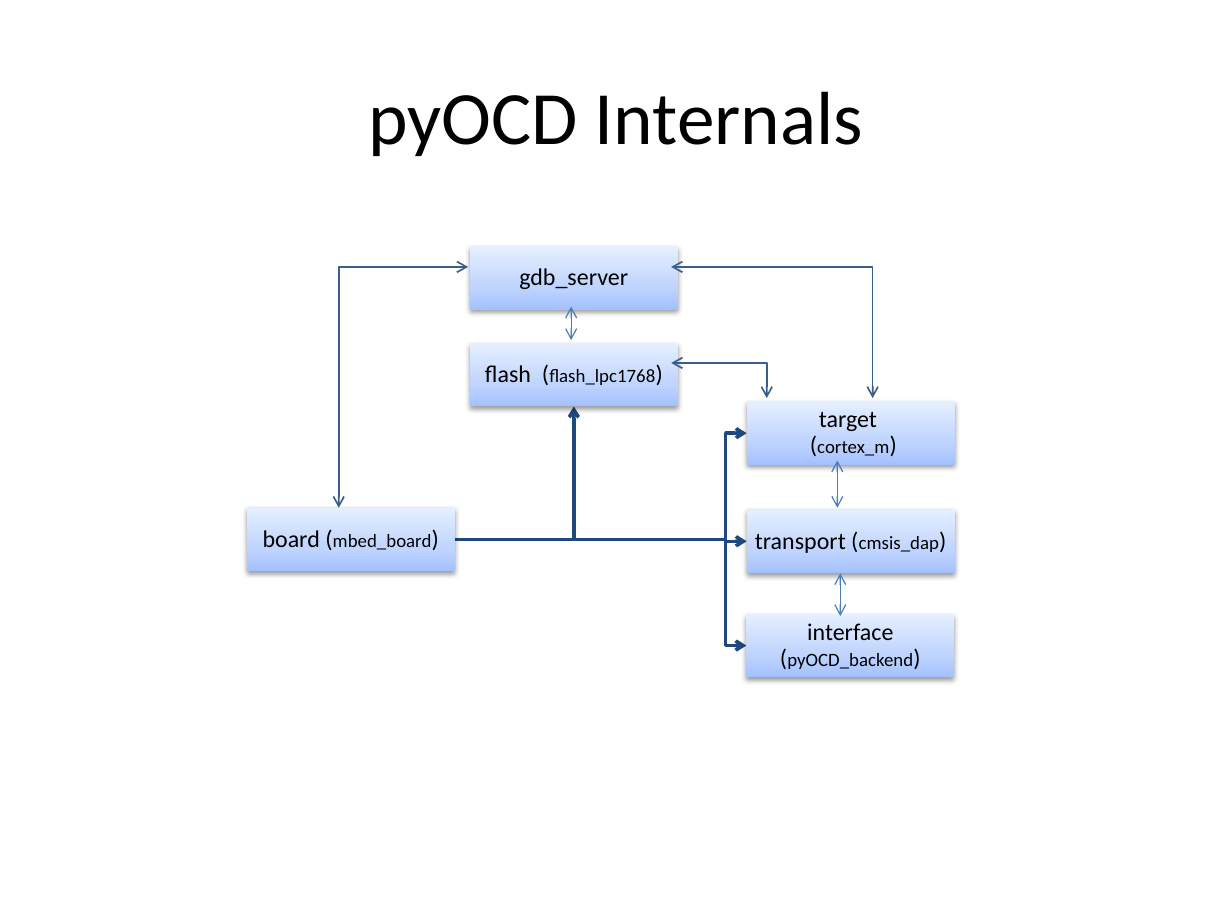
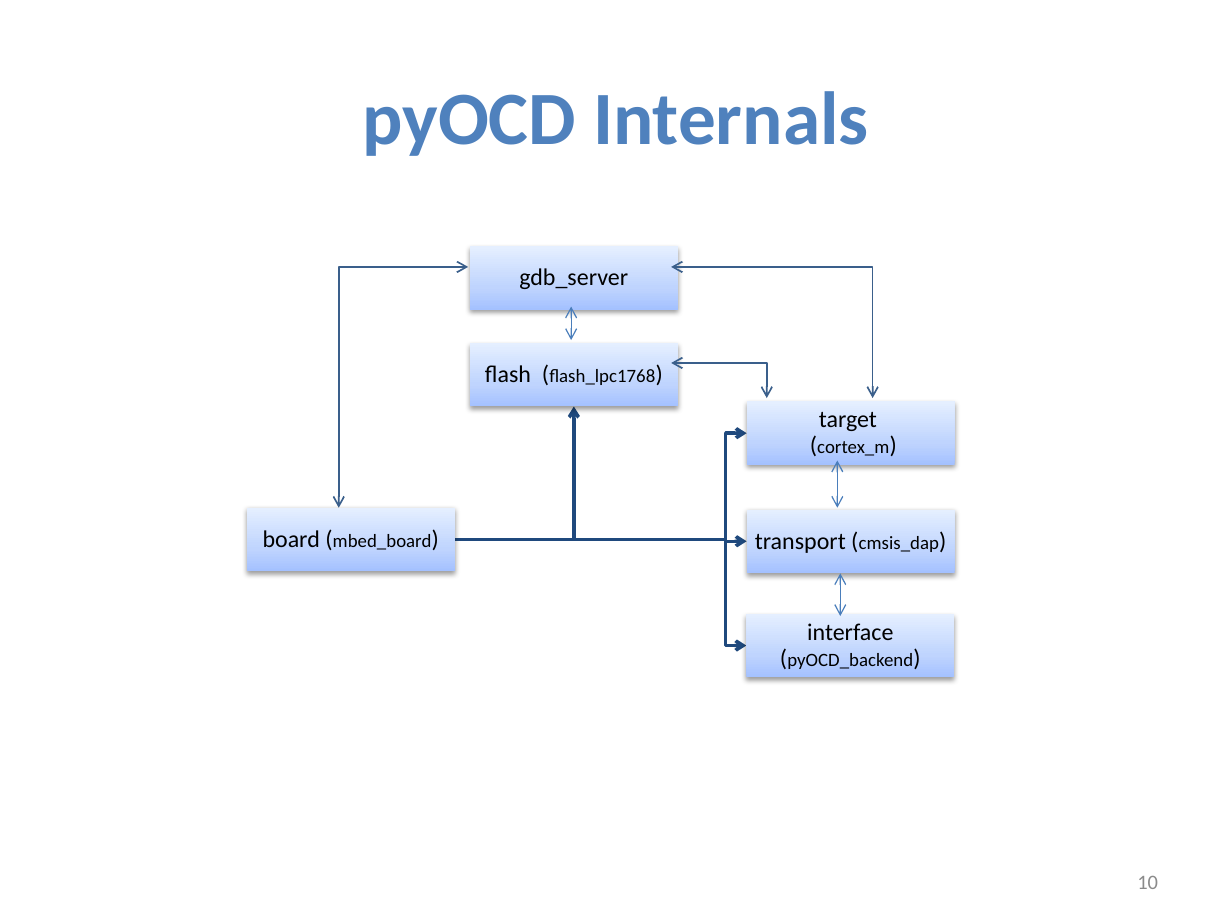
Before and after one commit to kripa15/EmbFW_HW, a slide deck: slide 10 of ThesisReport/StepCommand_ReportPresentation.pptx (slide 7 before the commit). Drawn at 1232x924 pixels with LibreOffice and Linux fonts; fonts in the diff are those of the drawing. Boxes give left, top, right and bottom in pixels: in the first picture for what was removed or moved away, otherwise in the second. Text is boxed around its words. In the diff, an @@ line names an element or a change of style, - is before the commit and + after.

```diff
--- a/ThesisReport/StepCommand_ReportPresentation.pptx
+++ b/ThesisReport/StepCommand_ReportPresentation.pptx
@@ title "pyOCD Internals" at (362, 91, 868, 156): text colour #000000 to #4F81BD, bold on @@
@@ page number added at (1137, 876, 1158, 889), 12 pt, text #8C8C8C @@
+10
```
Also in this commit, not shown: 10 other slides changed, 11 slides added, 6 slides removed.
